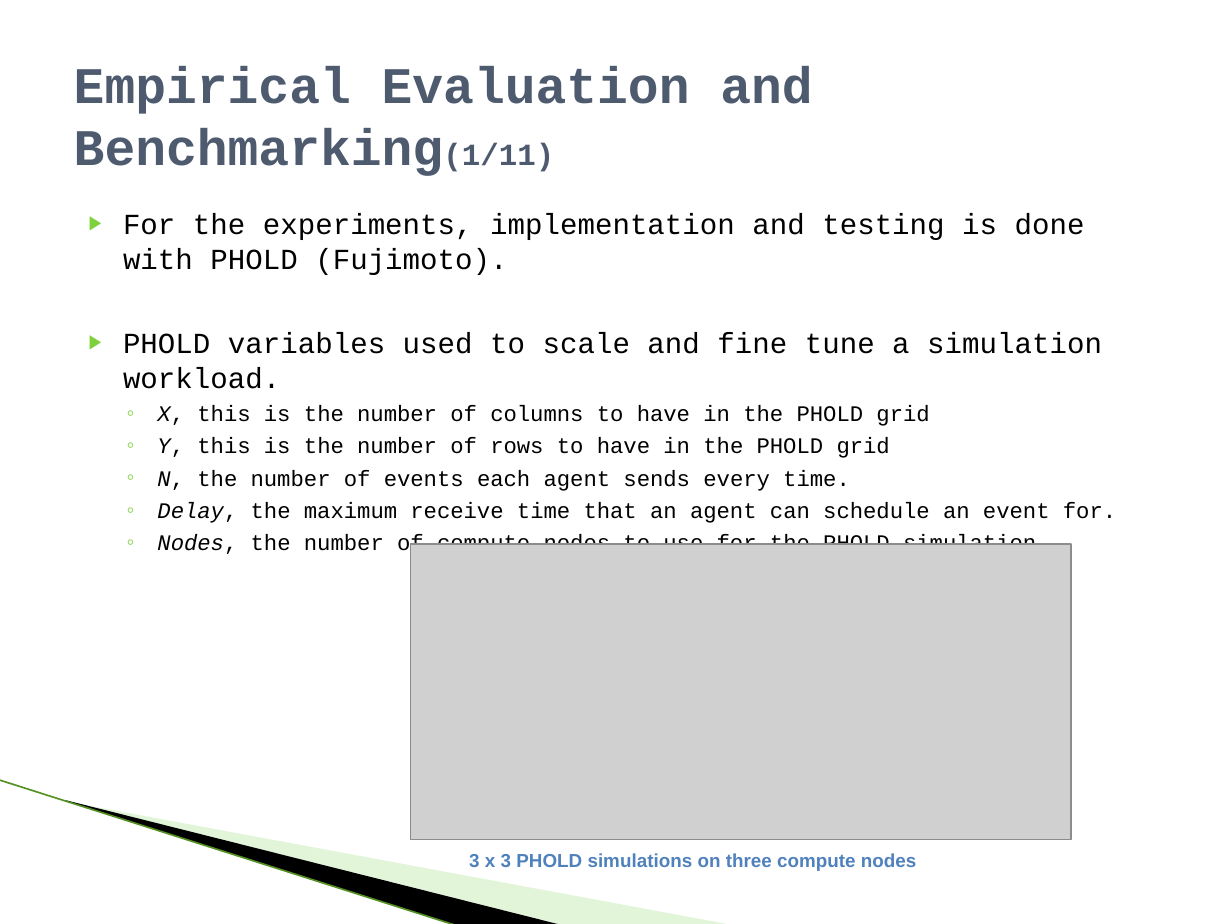
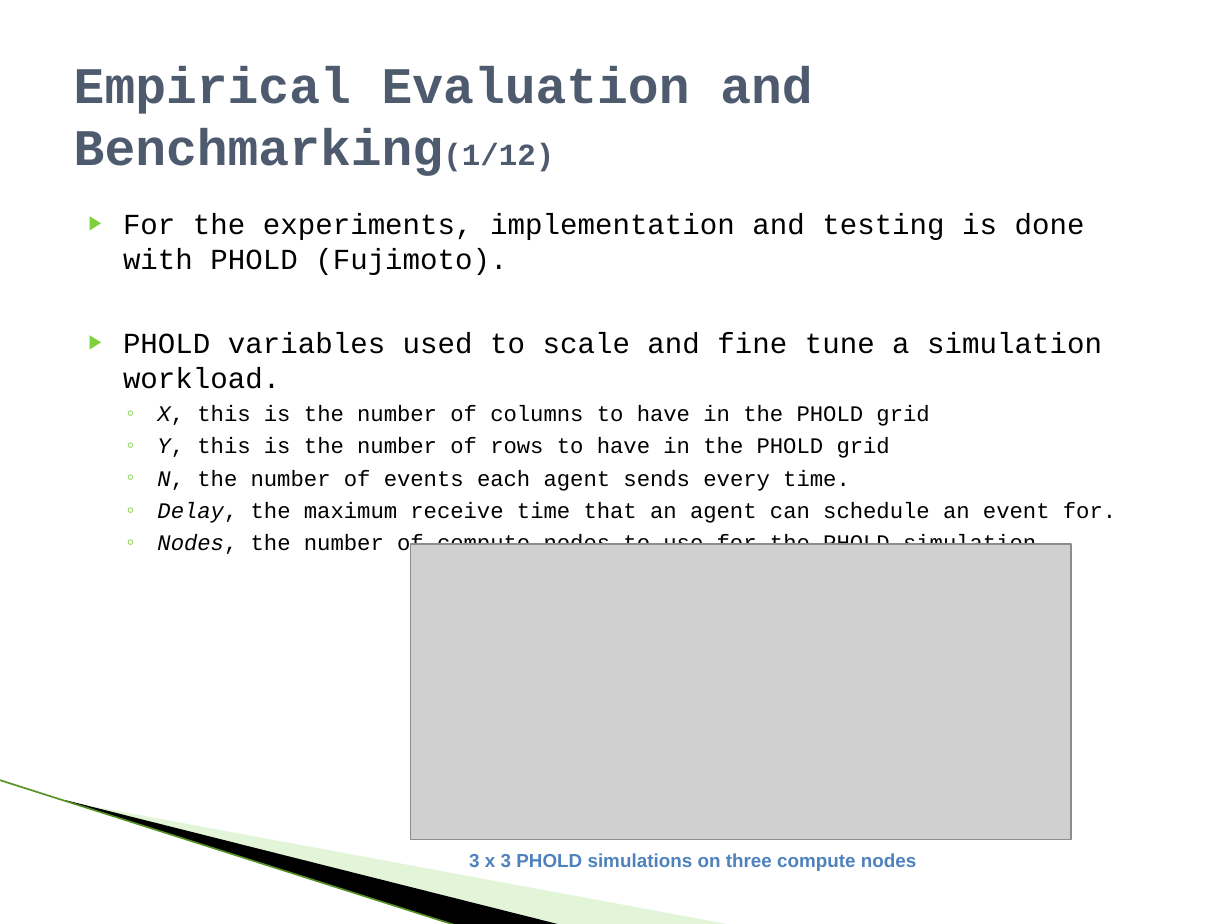
Before and after one commit to raodj/muse, a slide deck: slide 10 of Thesis/MUSE_Defense_presentation.pptx (slide 9 before the commit). Drawn at 1232x924 pixels with LibreOffice and Linux fonts; fonts in the diff are those of the drawing; grey boxes stand for pictures; background and template pictures are left out. Boxes give left, top, right and bottom in pixels: in the first picture for what was removed or moved away, otherwise in the second. Text is boxed around its words. In the diff, an @@ line names an element or a change of style, - is before the commit and + after.

Commit message:
Presentation is complete and typos fixed

```diff
--- a/Thesis/MUSE_Defense_presentation.pptx
+++ b/Thesis/MUSE_Defense_presentation.pptx
@@ title at bbox=[74, 66, 812, 176]: text changed @@
-Empirical Evaluation and Benchmarking(1/11)
+Empirical Evaluation and Benchmarking(1/12)
```
Also in this commit, not shown: 19 other slides changed, 2 slides added.
